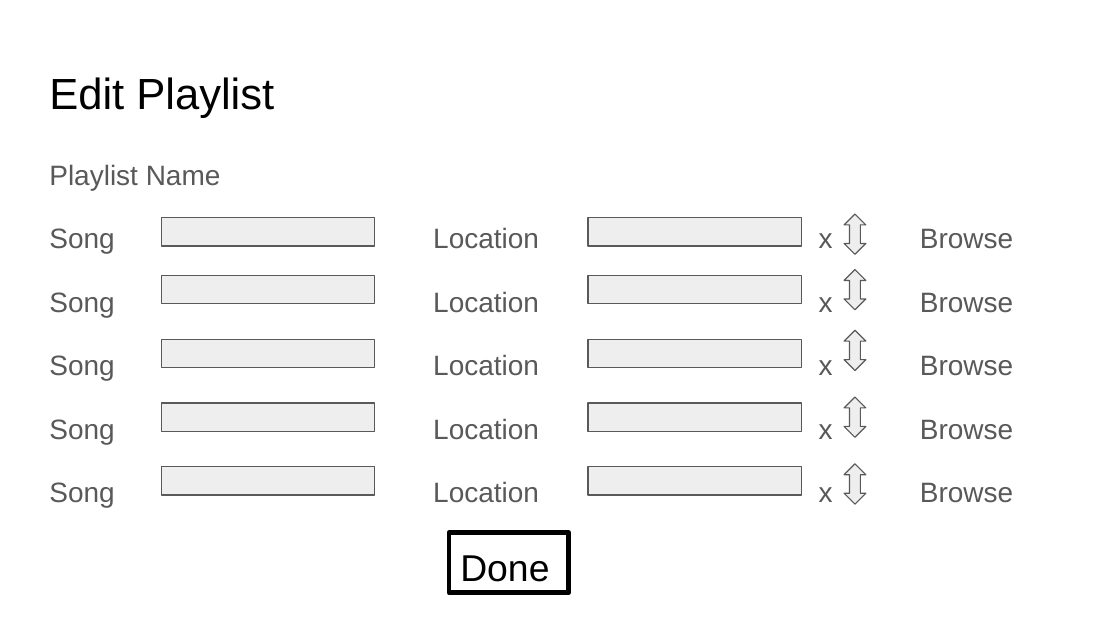
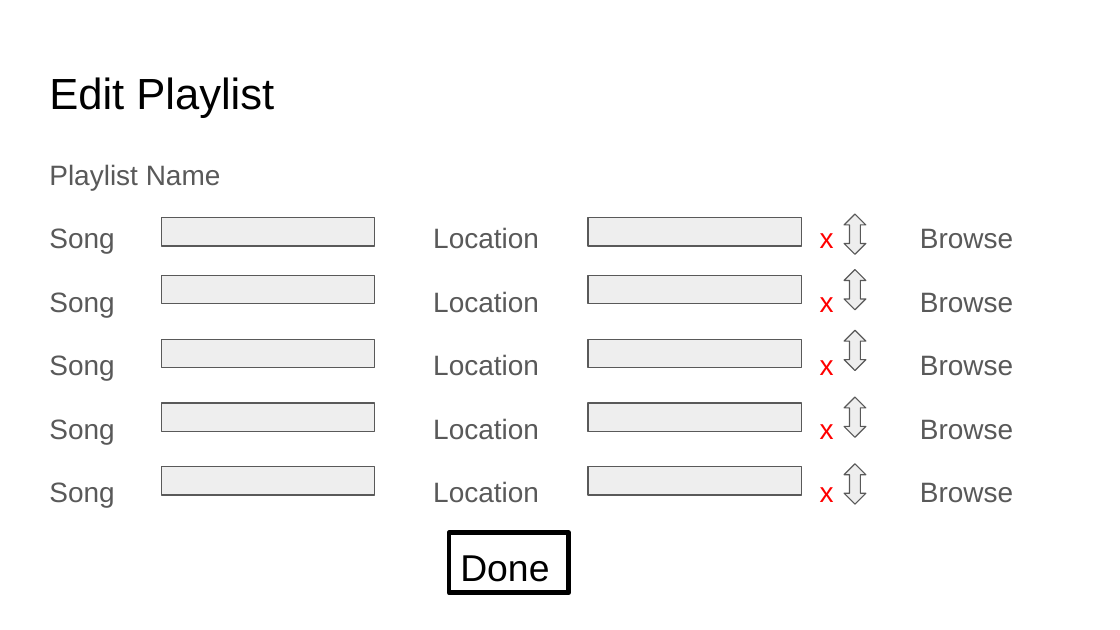
Before and after one commit to pknibbe/repertoire, a slide deck: slide 4 of Project Screens.pptx. Drawn at 1120x630 pixels with LibreOffice and Linux fonts; fonts in the diff are those of the drawing. Boxes give left, top, right and bottom in pixels: in the first picture for what was removed or moved away, otherwise in the second. Text is boxed around its words. In the diff, an @@ line names an element or a change of style, - is before the commit and + after.

```diff
--- a/Project Screens.pptx
+++ b/Project Screens.pptx
@@ text at box(49, 227, 834, 507): text colour #595959 to #FF0000 in "x", "x", "x", "x" and 1 more places @@
```
Also in this commit, not shown: 1 other slide changed, 56 other files.
